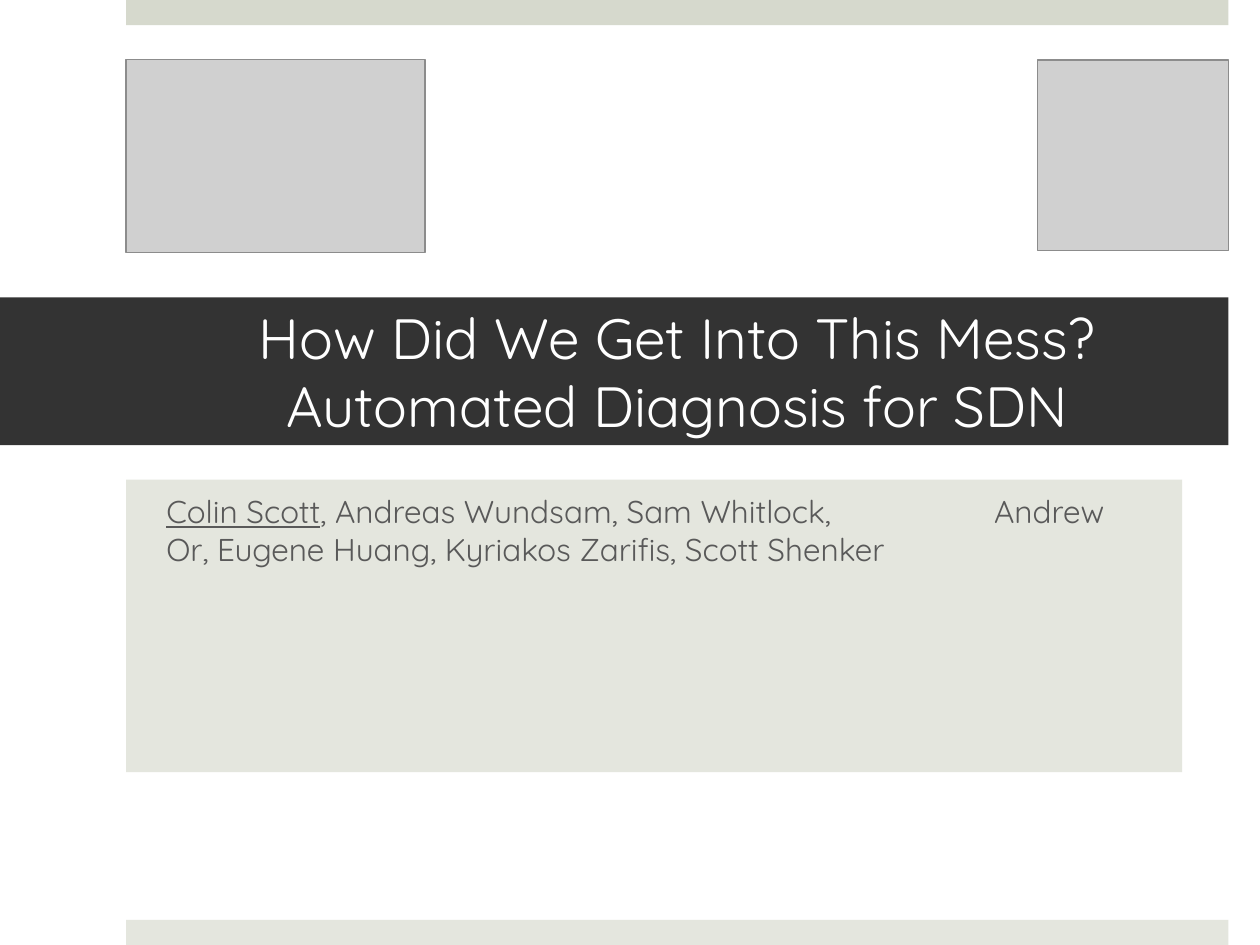
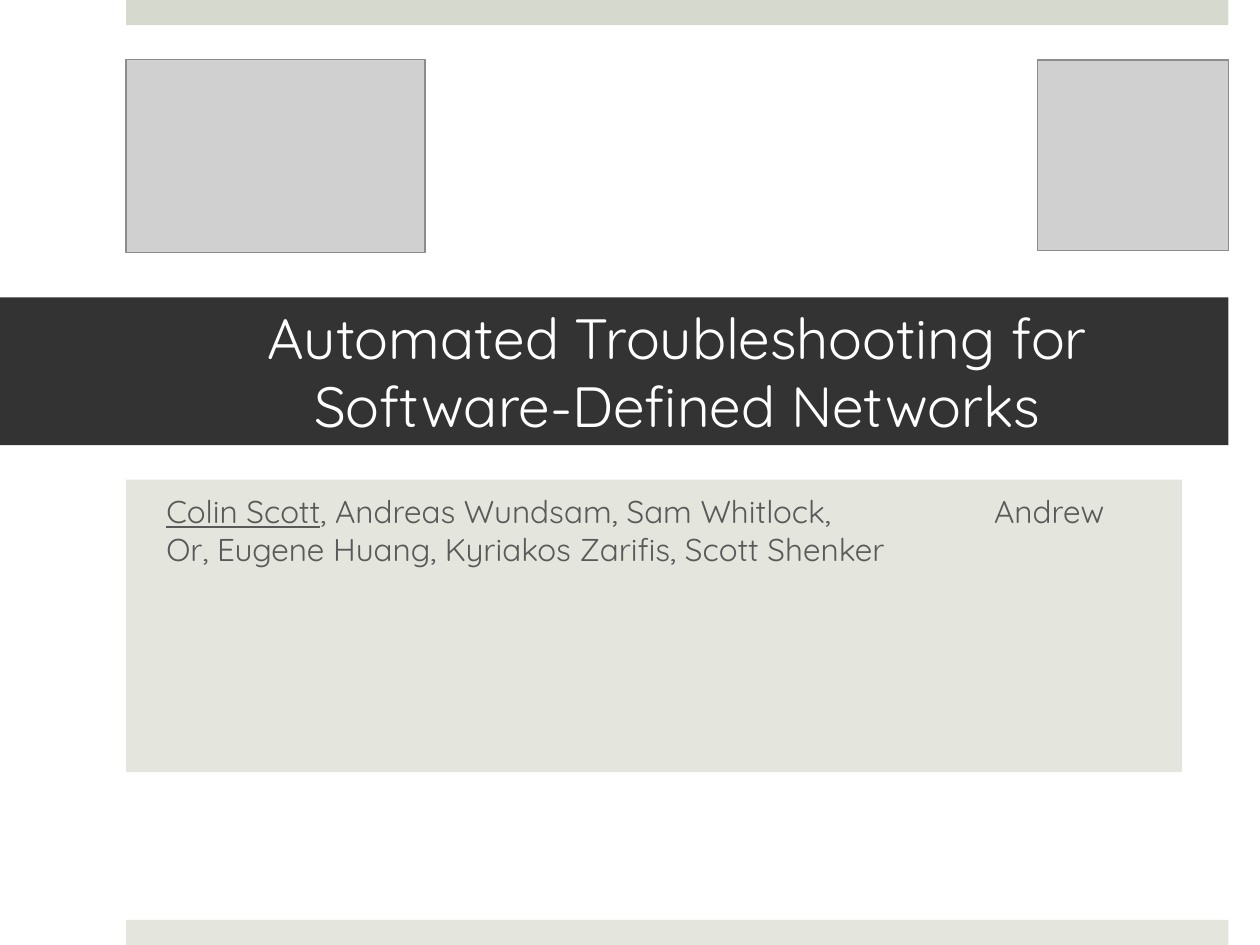
Before and after one commit to colin-scott/Talks, a slide deck: slide 1 of visitday_2013/selectiverecall.pptx. Drawn at 1260x945 pixels with LibreOffice and Linux fonts; fonts in the diff are those of the drawing; grey boxes stand for pictures. Boxes give left, top, right and bottom in pixels: in the first picture for what was removed or moved away, otherwise in the second. Text is boxed around its words. In the diff, an @@ line names an element or a change of style, - is before the commit and + after.

```diff
--- a/visitday_2013/selectiverecall.pptx
+++ b/visitday_2013/selectiverecall.pptx
@@ title at [268, 317, 1087, 428]: text changed @@
-How Did We Get Into This Mess?Automated Diagnosis for SDN
+Automated Troubleshooting for Software-Defined Networks
```
Also in this commit, not shown: 3 other slides changed, 5 slides added, 3 slides removed, 1 other file.
